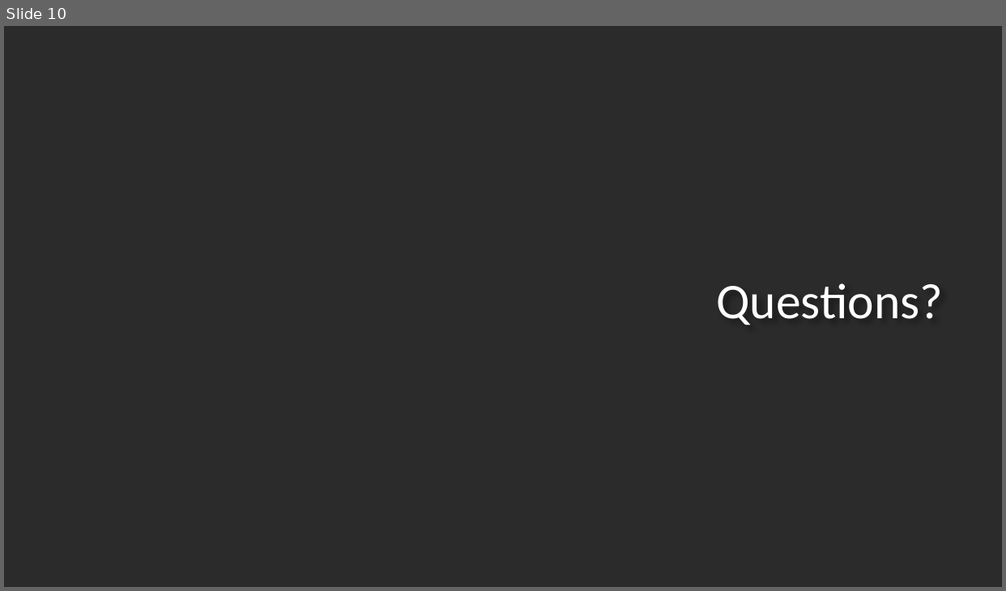
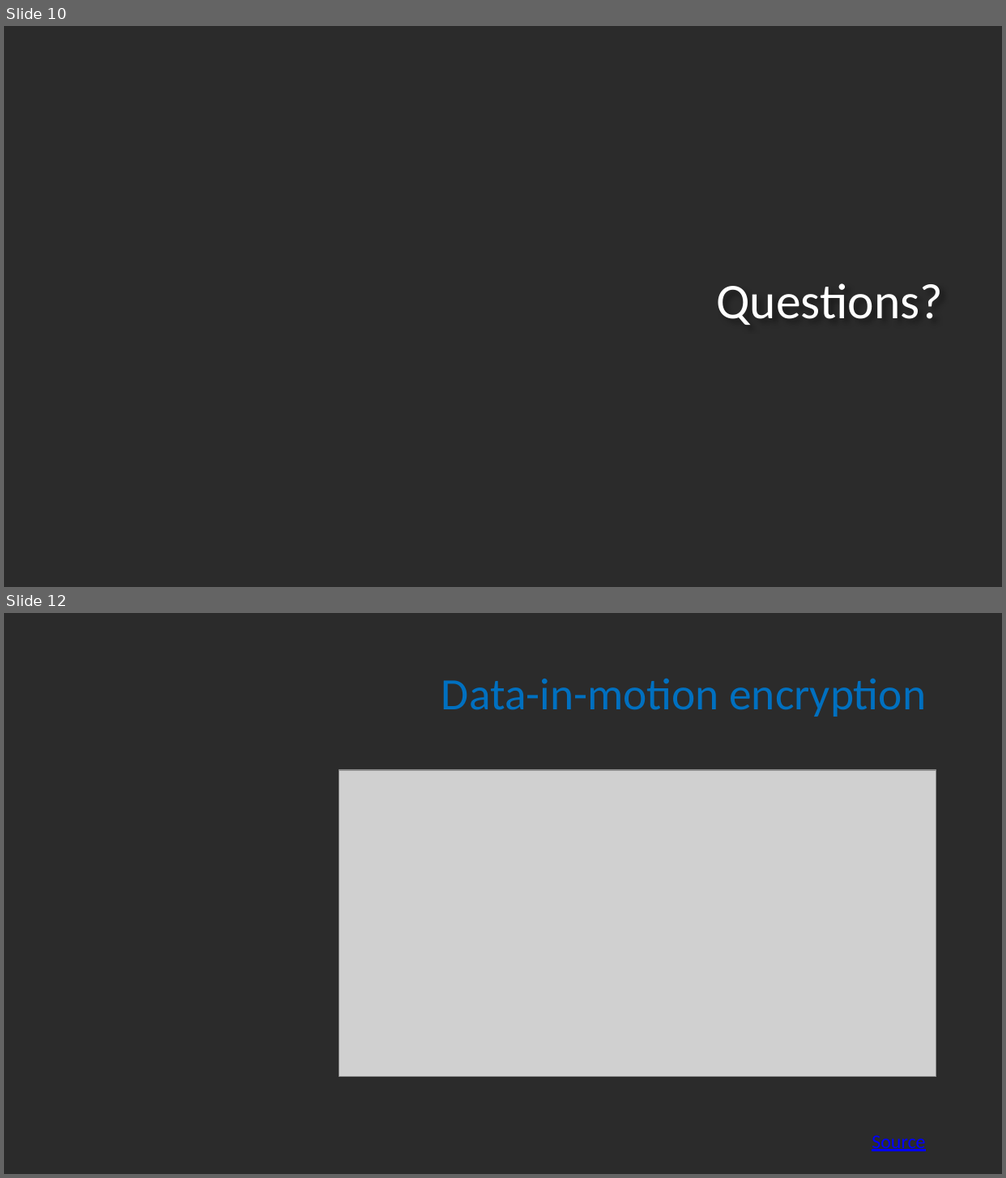
Before and after one commit to spdavern/metis_project3, a slide deck: Investigation/Data Control-Security.pptx. Shown one above the other, each under a label of ours: slide 10 before the commit, slides 10 and 12 after it; the slides between them are not shown. The pictures are 1006x591 and 1006x1178 pixels, drawn with LibreOffice and Linux fonts; fonts in the diff are those of the drawing; grey boxes stand for pictures; background and template pictures are left out; a plain dark background stands for a picture behind light text. Boxes give left, top, right and bottom in pixels: in the first picture for what was removed or moved away, otherwise in the second. Text is boxed around its words. In the diff, an @@ line names an element or a change of style, - is before the commit and + after.

```diff
--- a/Investigation/Data Control-Security.pptx
+++ b/Investigation/Data Control-Security.pptx
@@ slide 12 added at [4, 613, 1002, 1174], background picture (left out) @@
@@ title added at [441, 678, 926, 717], 32.4 pt, text #0070C0 @@
+Data-in-motion encryption
@@ picture added at [339, 769, 936, 1076] @@
@@ text added at [872, 1135, 925, 1152], 14 pt, text #0000FF, underline @@
+Source
```
Also in this commit, not shown: 1 slide changed, 1 other slide added, 2 other files.
